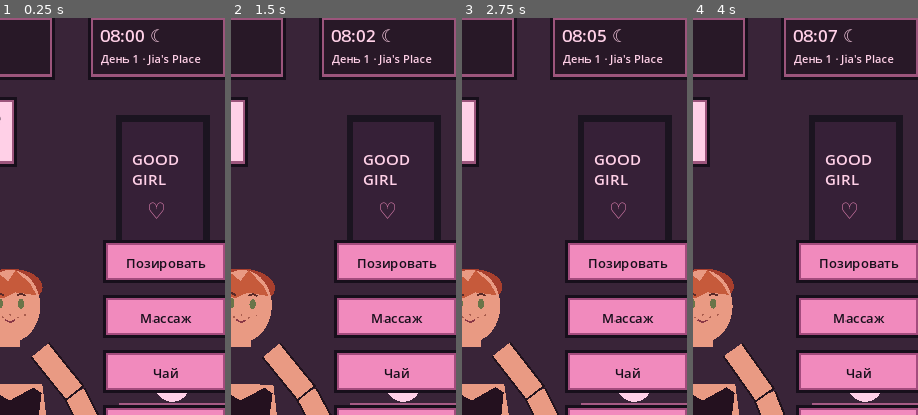
Above: before the commit, frames 1-4 (left to right).
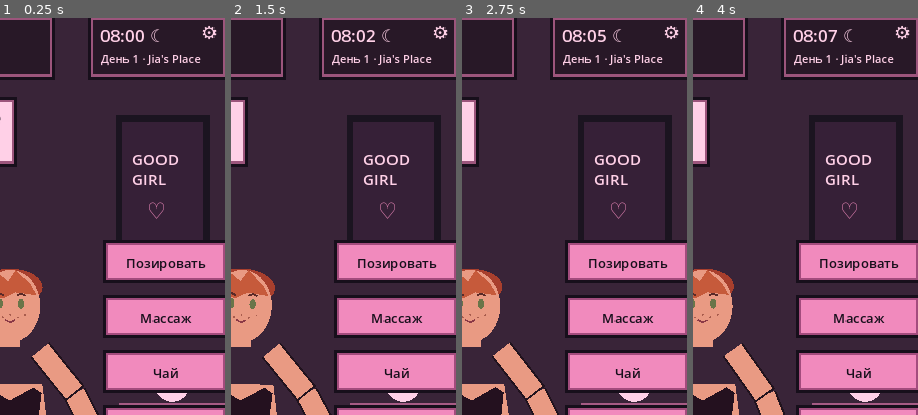
Above: after the commit, the same moments.

Repository: babymurderr0711/jia-android
Game: Godot game, scene res://Main.tscn
Two runs of this game, one before a commit and one after it. Both use one fixed random seed, a clock stepped at 60 frames per second and the inputs below.
Inputs (mouse positions are % of the whole screen's width and height, from its top left):
- Up to frame 1 (0.25 s): no input
- Up to frame 2 (1.5 s): move the mouse to (72, 45) at 0.52 s; click (72, 45) at 0.67 s; drag from (30, 55) to (45, 70) at 1.27 s
- Up to frame 3 (2.75 s): move the mouse to (60, 28) at 2.02 s; click (60, 28) at 2.17 s
- Up to frame 4 (4 s): drag from (45, 70) to (20, 35) at 2.77 s; move the mouse to (80, 65) at 3.52 s; click (80, 65) at 3.67 s
The pictures show only the part of the screen within x 46-96%, y 1-51%; the shares and areas given below are measured in that part.

The runs differ from the first frame. In frame 1, 0.1% of the frame differs, in the area x 90-97%, y 2-6%; in frame 2, 0.1%; in frame 3, 0.1%; in frame 4, 0.1%.

Commit message:
Add in-game settings panel for ambient music and volume

Diff:
--- a/godot/main.gd
+++ b/godot/main.gd
@@ -60,6 +60,8 @@
 var rhythm_cooldown := 0.0
 var pending_touch_zone := "body"
 @onready var character_rig: JiaSkeletonRig = $CharacterRig
+@onready var ambient_music: JiaAmbientMusic = $AmbientMusic
+var settings_open := false
 var dialogue_index := 0
 const DIALOGUE_LINES := [
 	"Как прошёл твой день? Я внимательно слушаю ♡",
@@ -353,6 +355,7 @@
 	_panel(Rect2(475, 18, 225, 105))
 	draw_string(ThemeDB.fallback_font, Vector2(495, 63), _clock_label(), HORIZONTAL_ALIGNMENT_LEFT, -1, 28, PALE)
 	draw_string(ThemeDB.fallback_font, Vector2(495, 96), _day_label(), HORIZONTAL_ALIGNMENT_LEFT, -1, 18, PALE)
+	draw_string(ThemeDB.fallback_font, Vector2(656, 58), "⚙", HORIZONTAL_ALIGNMENT_LEFT, -1, 30, PALE)
 	# dialogue
 	_panel(Rect2(22, 150, 340, 112), PALE)
 	draw_string(ThemeDB.fallback_font, Vector2(42, 193), action_text.left(27), HORIZONTAL_ALIGNMENT_LEFT, 300, 23, INK)
@@ -371,6 +374,14 @@
 	var nav := ["Образ", "Ногти", "Педикюр", "Ритм ♡"]
 	for i in range(4):
 		_button(Rect2(18 + i * 176, 890, 164, 76), nav[i])
+	if settings_open:
+		_panel(Rect2(350, 350, 350, 340))
+		draw_string(ThemeDB.fallback_font, Vector2(382, 398), "Настройки", HORIZONTAL_ALIGNMENT_LEFT, -1, 28, PALE)
+		_button(Rect2(380, 425, 290, 62), "Музыка: " + ("Вкл" if ambient_music.enabled else "Выкл"))
+		_button(Rect2(380, 505, 135, 62), "Громкость −")
+		_button(Rect2(535, 505, 135, 62), "Громкость +")
+		draw_string(ThemeDB.fallback_font, Vector2(390, 602), "Уровень: %d%%" % int(ambient_music.volume_level * 100.0), HORIZONTAL_ALIGNMENT_LEFT, -1, 20, PALE)
+		_button(Rect2(380, 615, 290, 52), "Закрыть")
 	if pose_editor:
 		_panel(Rect2(390, 170, 300, 190))
 		draw_string(ThemeDB.fallback_font, Vector2(410, 205), "Редактор поз", HORIZONTAL_ALIGNMENT_LEFT, -1, 23, PALE)
@@ -448,6 +459,19 @@
 	return (pos - Vector2((s.x - 720.0 * scale) * 0.5, (s.y - 1280.0 * scale) * 0.5)) / scale
 
 func _handle_tap(pos: Vector2) -> void:
+	if pos.x >= 640 and pos.y >= 18 and pos.y <= 120:
+		settings_open = not settings_open
+		return
+	if settings_open:
+		if Rect2(380, 425, 290, 62).has_point(pos):
+			ambient_music.set_enabled(not ambient_music.enabled)
+		elif Rect2(380, 505, 135, 62).has_point(pos):
+			ambient_music.set_volume(ambient_music.volume_level - 0.1)
+		elif Rect2(535, 505, 135, 62).has_point(pos):
+			ambient_music.set_volume(ambient_music.volume_level + 0.1)
+		elif Rect2(380, 615, 290, 52).has_point(pos):
+			settings_open = false
+		return
 	if pos.y > 890 and pos.y < 980:
 		var idx := clampi(int(pos.x / 176.0), 0, 3)
 		match idx:
